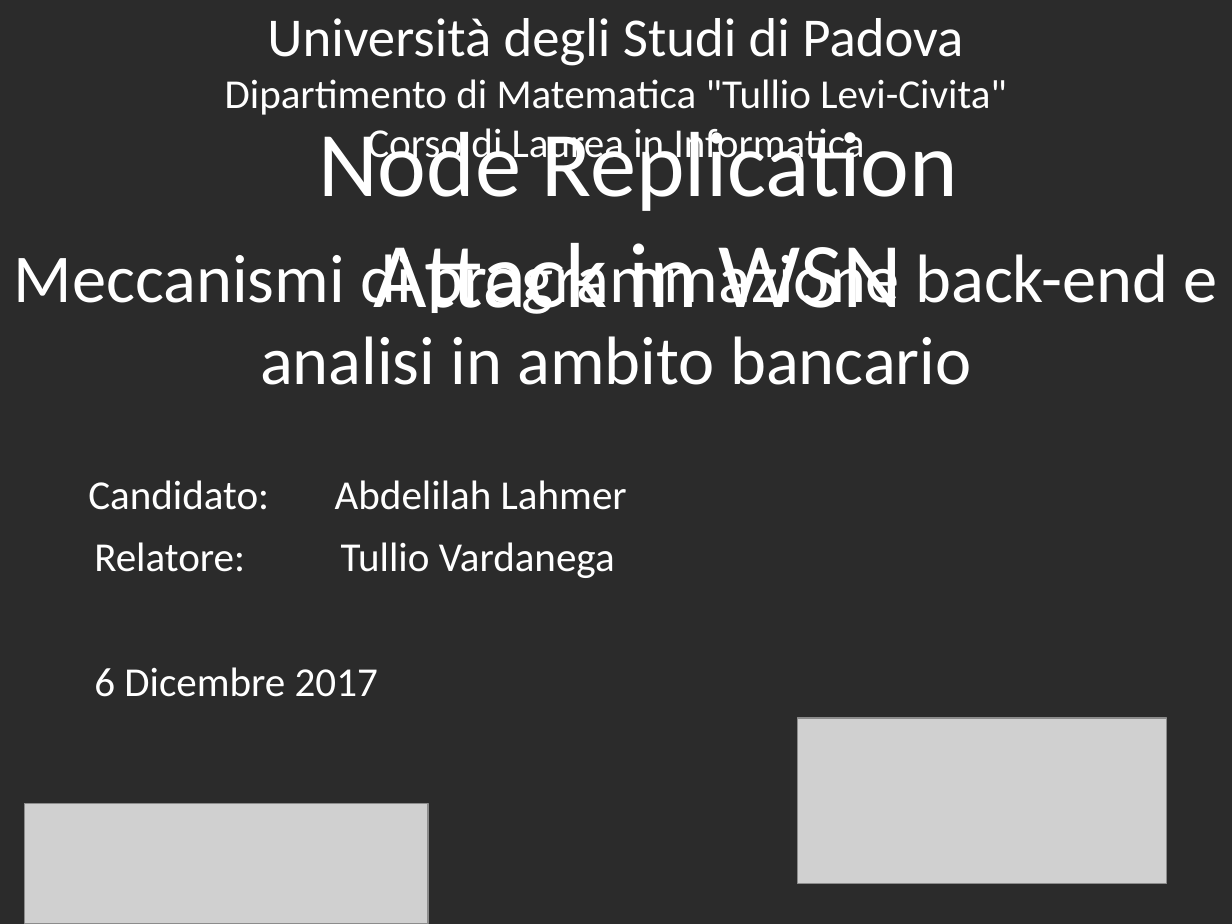
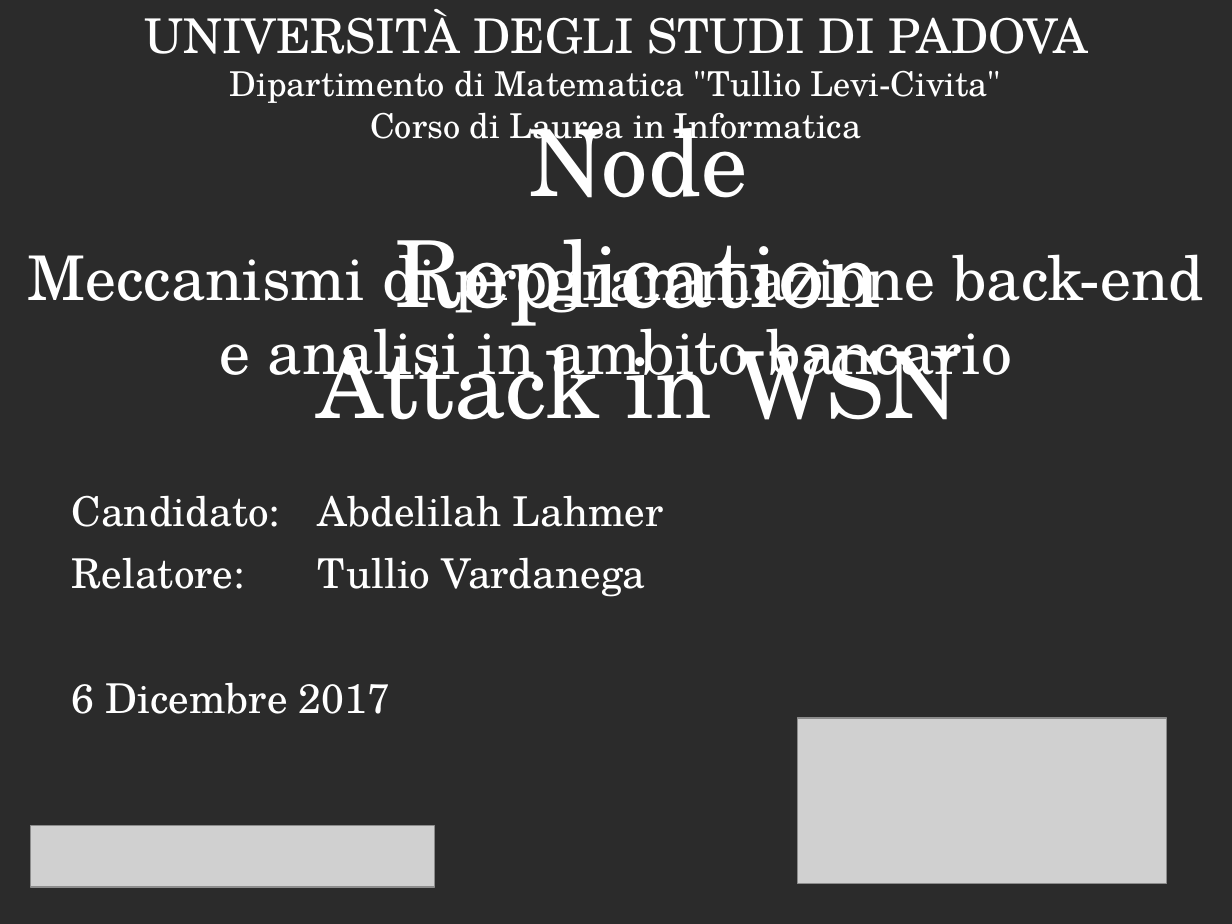
Before and after one commit to ALahmer/Bachelor-Thesis, a slide deck: slide 1 of presentazione/Pptx/Lahmer_Abdelilah_presentazione.pptx. Drawn at 1232x924 pixels with LibreOffice and Linux fonts; fonts in the diff are those of the drawing; grey boxes stand for pictures; background and template pictures are left out; a plain dark background stands for a picture behind light text. Boxes give left, top, right and bottom in pixels: in the first picture for what was removed or moved away, otherwise in the second. Text is boxed around its words. In the diff, an @@ line names an element or a change of style, - is before the commit and + after.

Commit message:
presentazione++

```diff
--- a/presentazione/Pptx/Lahmer_Abdelilah_presentazione.pptx
+++ b/presentazione/Pptx/Lahmer_Abdelilah_presentazione.pptx
@@ text at bbox=[144, 9, 1088, 54]: text changed; size 32 to 28 pt; font Calibri to TeX Gyre Schola @@
-Università degli Studi di Padova
+UNIVERSITÀ DEGLI STUDI DI PADOVA
@@ text at bbox=[230, 70, 1002, 148]: size 24 to 20 pt, font Calibri to TeX Gyre Schola in "Dipartimento di Matematica "Tullio Levi-Civita"", "Corso di Laurea in Informatica" @@
@@ text "Meccanismi di programmazione back-end e ...": place and size @@
-text "Meccanismi di programmazione back-end e ..." at bbox=[14, 246, 1218, 385]
+text "Meccanismi di programmazione back-end e ..." at bbox=[28, 240, 1205, 392]
@@ text "Meccanismi di programmazione back-end e ..." at bbox=[28, 240, 1205, 392]: size 40 to 36 pt, font Calibri to TeX Gyre Schola @@
@@ font Calibri to TeX Gyre Schola in 4 elements at bbox=[316, 112, 960, 420], bbox=[71, 557, 646, 597], bbox=[72, 682, 390, 714], bbox=[71, 495, 664, 527] @@
@@ text "Candidato: Abdelilah Lahmer": place and size @@
-text "Candidato: Abdelilah Lahmer" at bbox=[88, 480, 627, 510]
+text "Candidato: Abdelilah Lahmer" at bbox=[71, 495, 664, 527]
@@ text "Relatore: Tullio Vardanega": place and size @@
-text "Relatore: Tullio Vardanega" at bbox=[94, 542, 615, 578]
+text "Relatore: Tullio Vardanega" at bbox=[71, 557, 646, 597]
@@ text "6 Dicembre 2017": place and size @@
-text "6 Dicembre 2017" at bbox=[94, 667, 378, 697]
+text "6 Dicembre 2017" at bbox=[72, 682, 390, 714]
@@ picture: place and size @@
-picture at bbox=[25, 803, 429, 923]
+picture at bbox=[31, 825, 435, 887]
```
Also in this commit, not shown: 1 slide added, 2 other files.
